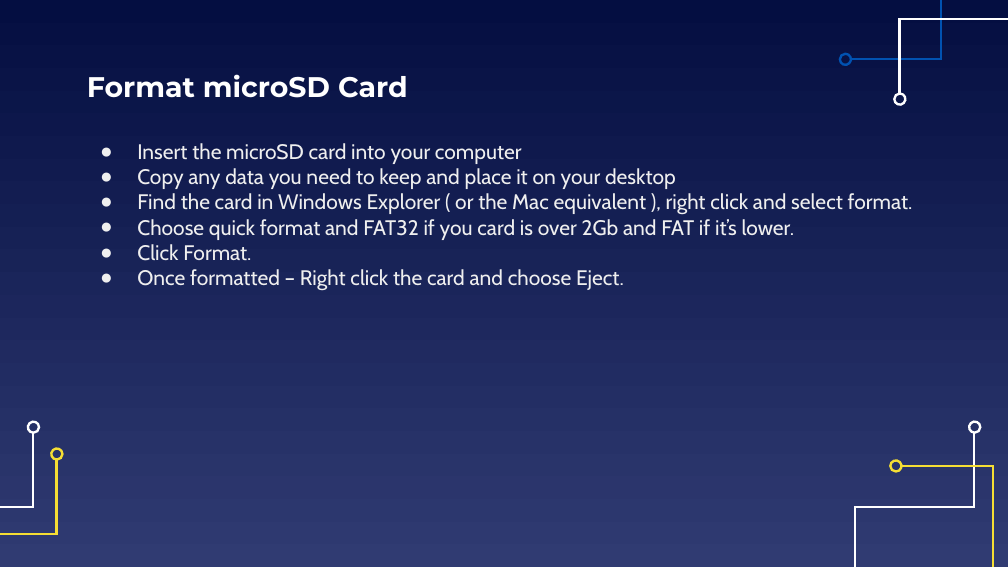
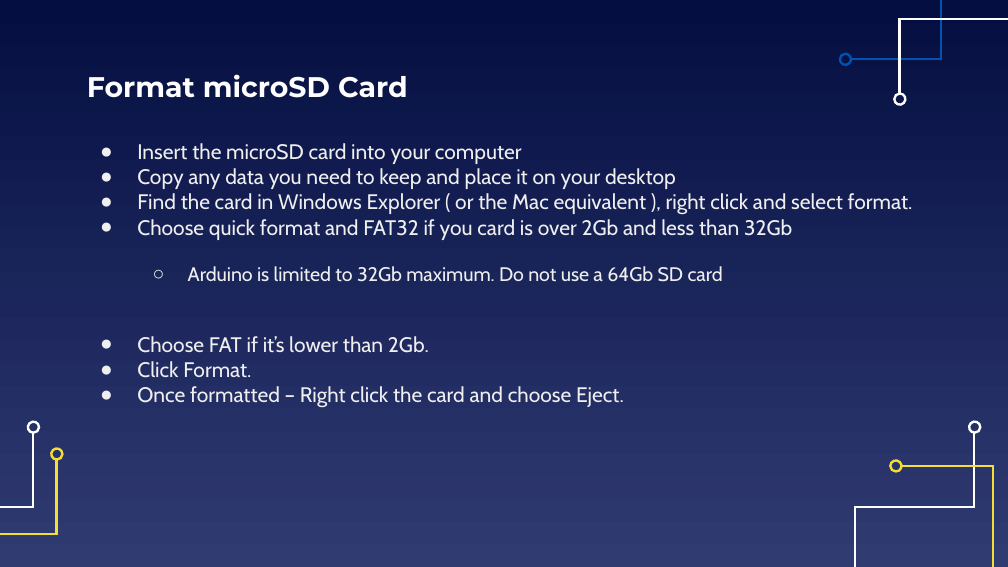
Before and after one commit to EELabMan/Arduino-11-Real-Time-Clocks-and-Datalogging, a slide deck: slide 7 of Data Logging2.pptx. Drawn at 1008x567 pixels with LibreOffice and Linux fonts; fonts in the diff are those of the drawing. Boxes give left, top, right and bottom in pixels: in the first picture for what was removed or moved away, otherwise in the second. Text is boxed around its words. In the diff, an @@ line names an element or a change of style, - is before the commit and + after.

Commit message:
New SD card reader
Updated PPT and Code

```diff
--- a/Data Logging2.pptx
+++ b/Data Logging2.pptx
@@ text at (137, 219, 792, 353): text changed @@
-● Choose quick format and FAT32 if you card is over 2Gb and FAT if it’s lower.
+● Choose quick format and FAT32 if you card is over 2Gb and less than 32Gb
+  ○ Arduino is limited to 32Gb maximum. Do not use a 64Gb SD card
+● Choose FAT if it’s lower than 2Gb.
```
Also in this commit, not shown: 4 other slides changed, 1 slide added, 4 other files.
